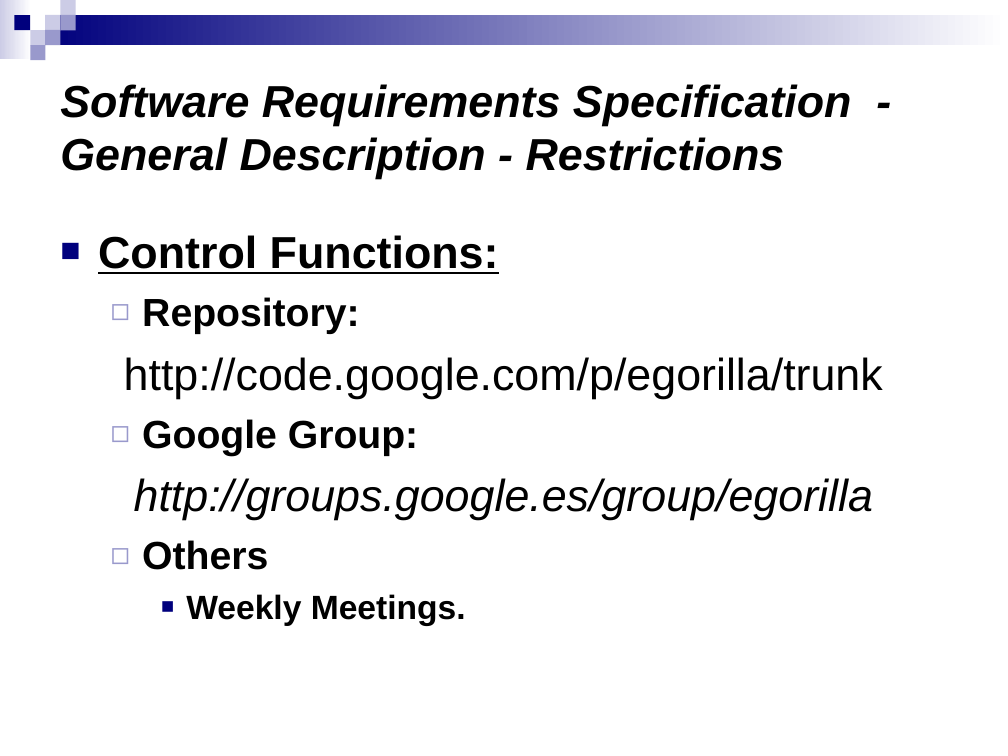
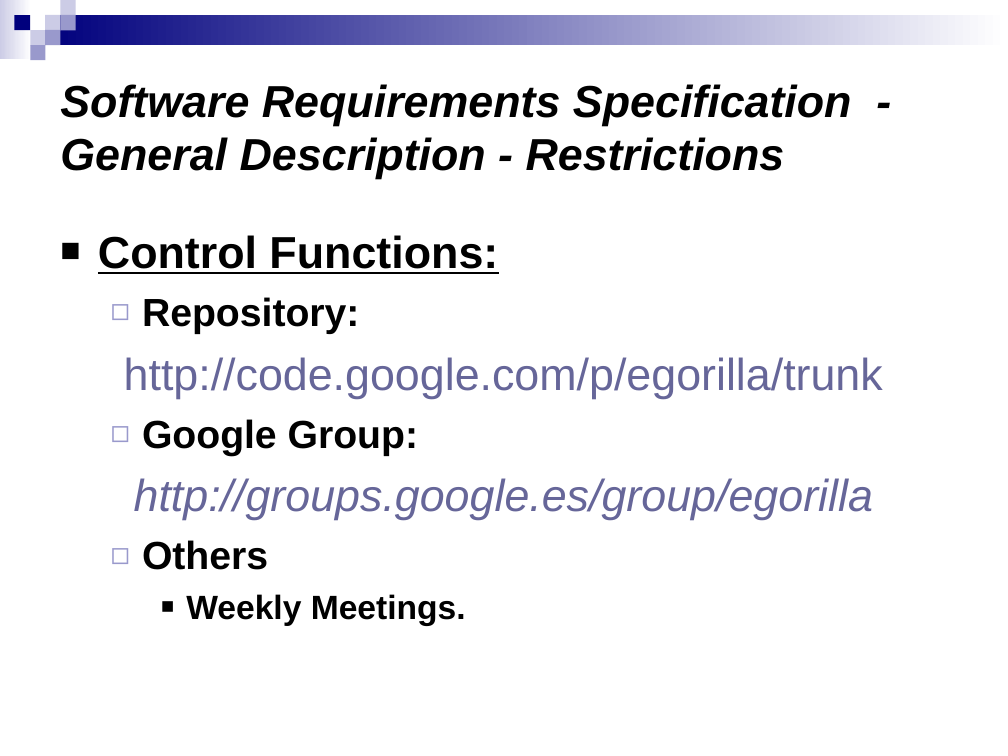
Before and after one commit to salcedonia/egorilla-software-engineering-2008-2009, a slide deck: slide 21 of doc/PresentacionIS.ppt (slide 17 before the commit). Drawn at 1008x756 pixels with LibreOffice and Linux fonts; fonts in the diff are those of the drawing. Boxes give left, top, right and bottom in pixels: in the first picture for what was removed or moved away, otherwise in the second. Text is boxed around its words. In the diff, an @@ line names an element or a change of style, - is before the commit and + after.

```diff
--- a/doc/PresentacionIS.ppt
+++ b/doc/PresentacionIS.ppt
@@ text at [98,235,883,626]: text colour #000000 to #666699 in "http://code.google.com/p/egorilla/trunk", "http://groups.google.es/group/egorilla"; indent changed; bullet colour #00007D to #000000 @@
```
Also in this commit, not shown: 45 other slides changed, 4 slides added.
